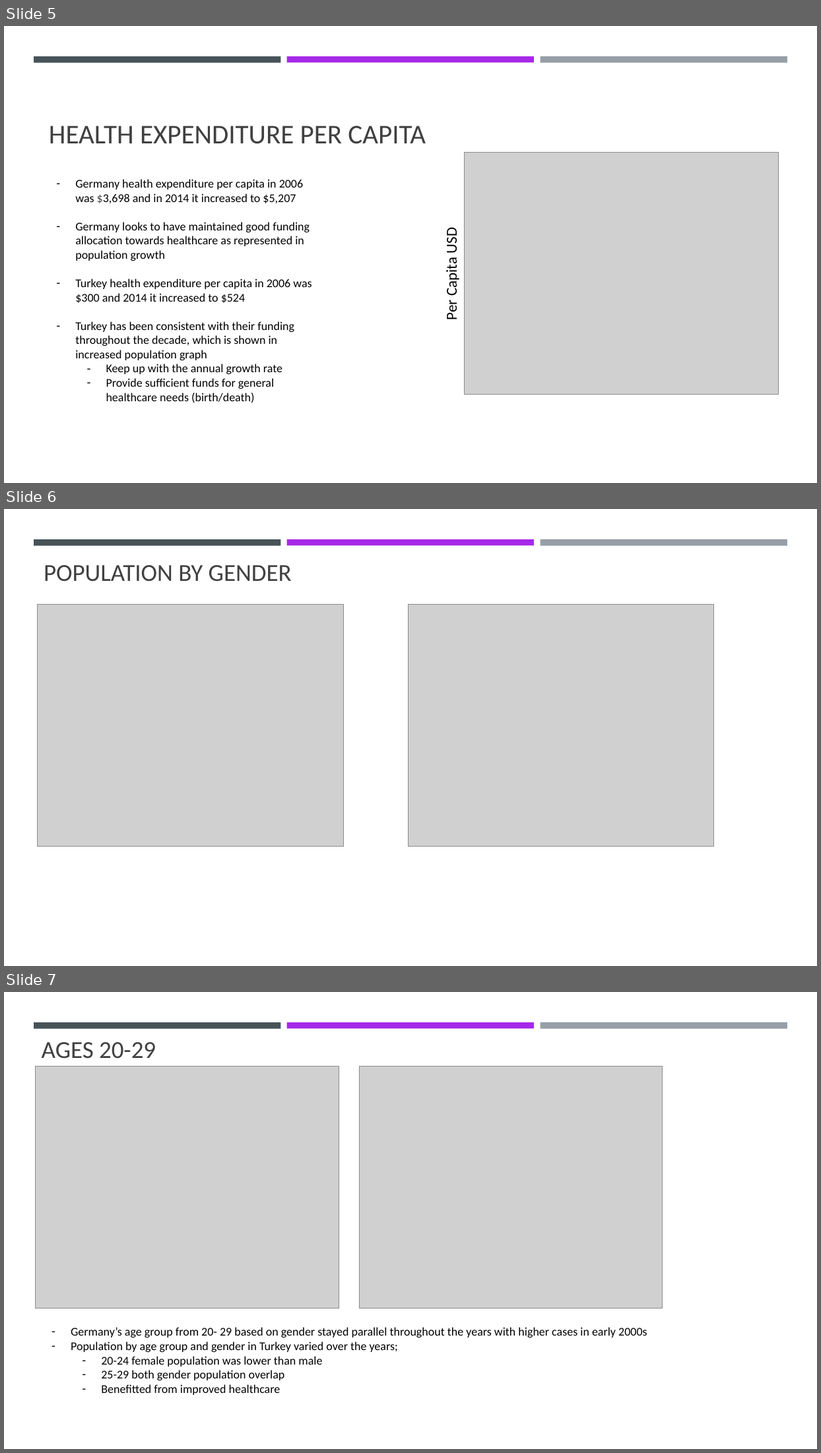
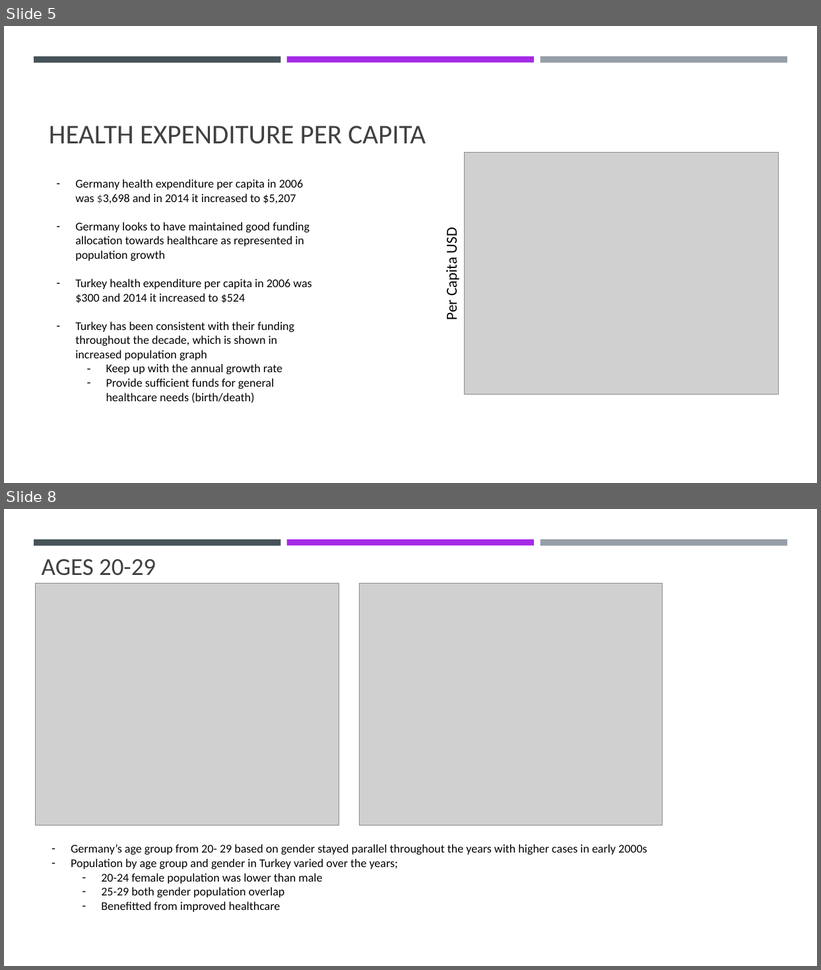
Before and after one commit to sandyseals12/Group_1_Project_1, a slide deck: Group_1_Final_slide_deck.pptx. Shown one above the other, each under a label of ours: slides 5, 6 and 7 before the commit, slides 5 and 8 after it; the slides between them are not shown. The pictures are 821x1453 and 821x970 pixels, drawn with LibreOffice and Linux fonts; fonts in the diff are those of the drawing; grey boxes stand for pictures. Boxes give left, top, right and bottom in pixels: in the first picture for what was removed or moved away, otherwise in the second. Text is boxed around its words. In the diff, an @@ line names an element or a change of style, - is before the commit and + after.

```diff
--- a/Group_1_Final_slide_deck.pptx
+++ b/Group_1_Final_slide_deck.pptx
@@ slide 6 removed at <box>4,509,817,966</box>, background #FFFFFF; not listed: 3 template elements that a slide beside it also shows @@
@@ title removed at <box>44,565,292,582</box> @@
-POPULATION BY GENDER
@@ picture removed at <box>38,605,344,847</box> @@
@@ picture removed at <box>408,605,714,847</box> @@
@@ what was slide 7 is now slide 8 @@
```
Also in this commit, not shown: 1 slide added.
